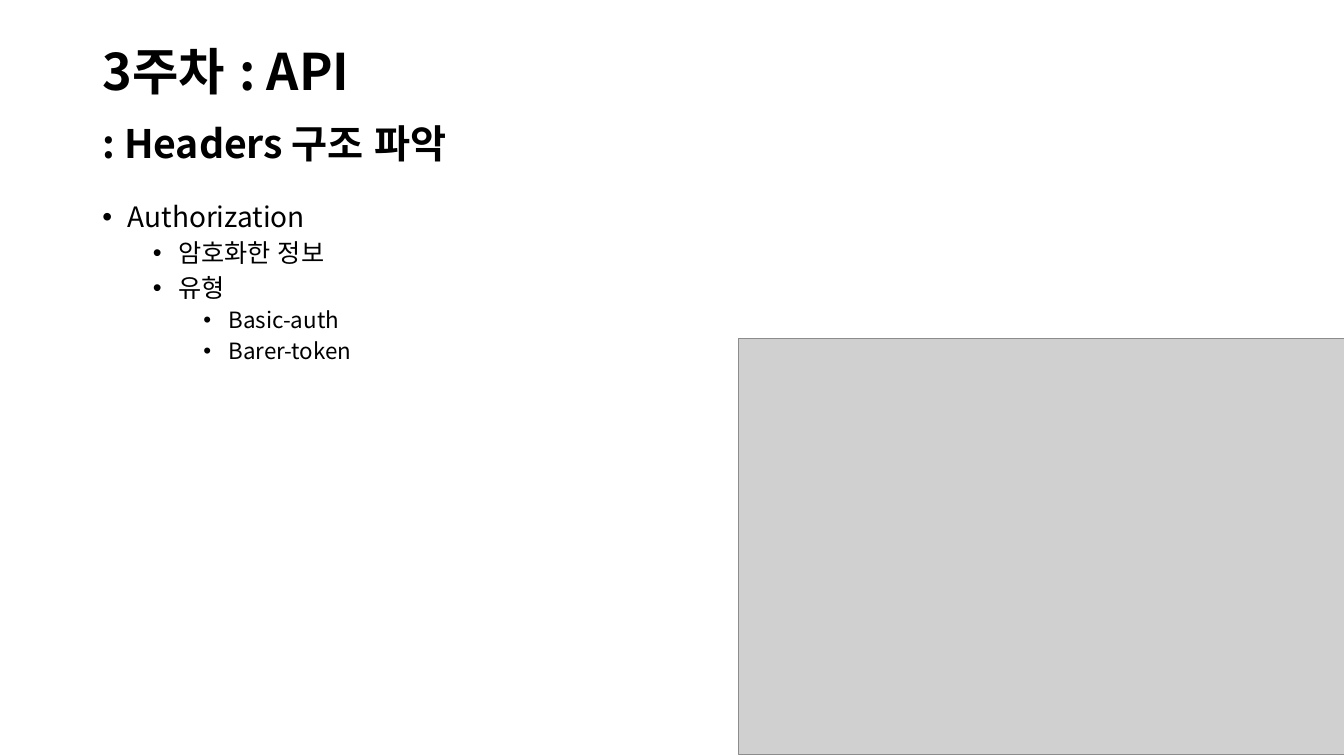
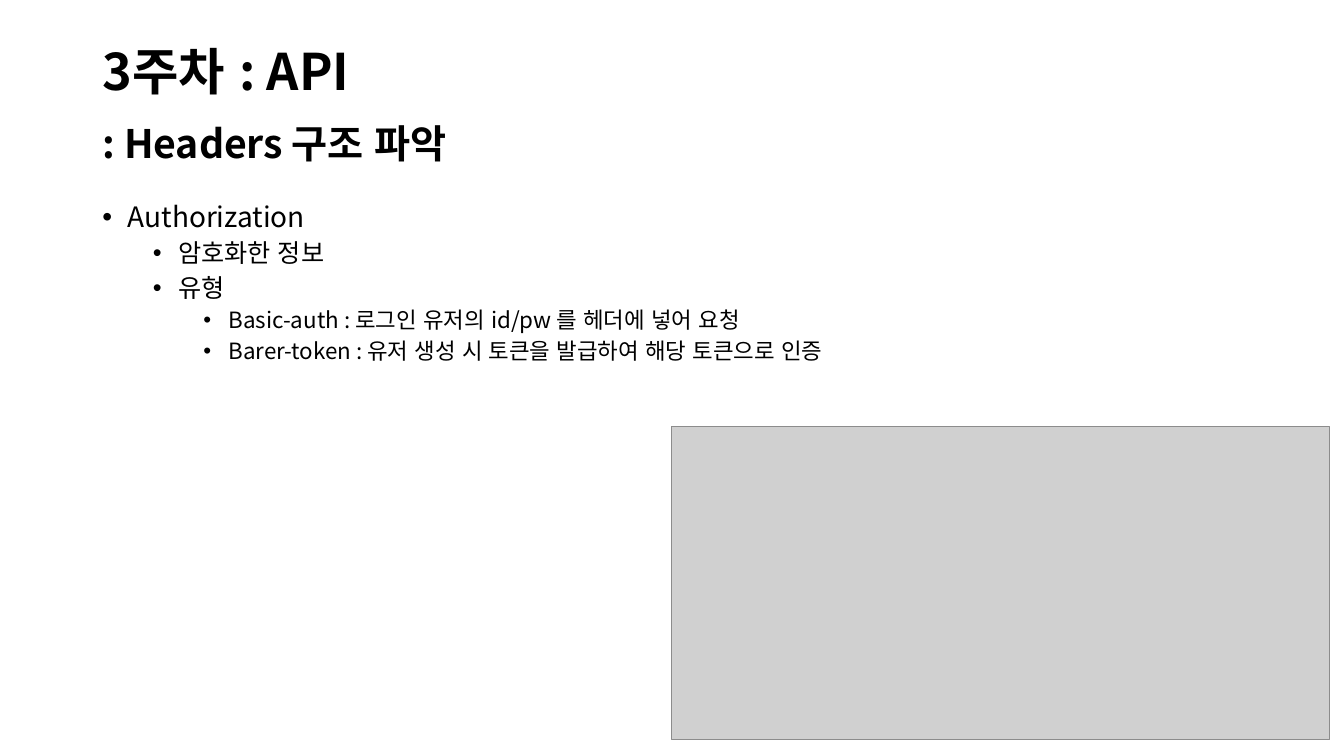
Before and after one commit to jiyoon-choii/Iochord_study_java-2024-, a slide deck: slide 36 of JAVA 프로젝트.pptx (slide 33 before the commit). Drawn at 1344x756 pixels with LibreOffice and Linux fonts; fonts in the diff are those of the drawing; grey boxes stand for pictures. Boxes give left, top, right and bottom in pixels: in the first picture for what was removed or moved away, otherwise in the second. Text is boxed around its words. In the diff, an @@ line names an element or a change of style, - is before the commit and + after.

```diff
--- a/JAVA 프로젝트.pptx
+++ b/JAVA 프로젝트.pptx
@@ text at (228,309,822,361): text changed @@
-    • Basic-auth
-    • Barer-token
+    • Basic-auth : 로그인 유저의 id/pw 를 헤더에 넣어 요청
+    • Barer-token : 유저 생성 시 토큰을 발급하여 해당 토큰으로 인증
@@ picture: place and size @@
-picture at (739,339,1344,755)
+picture at (673,427,1330,740)
```
Also in this commit, not shown: 10 other slides changed, 6 slides added, 18 other files.
